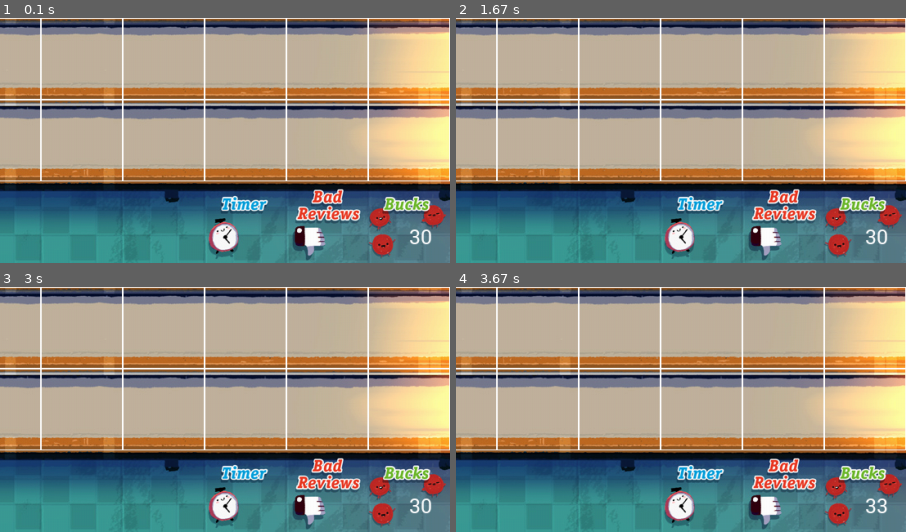
Above: before the commit, frames 1-4 (two rows, left to right).
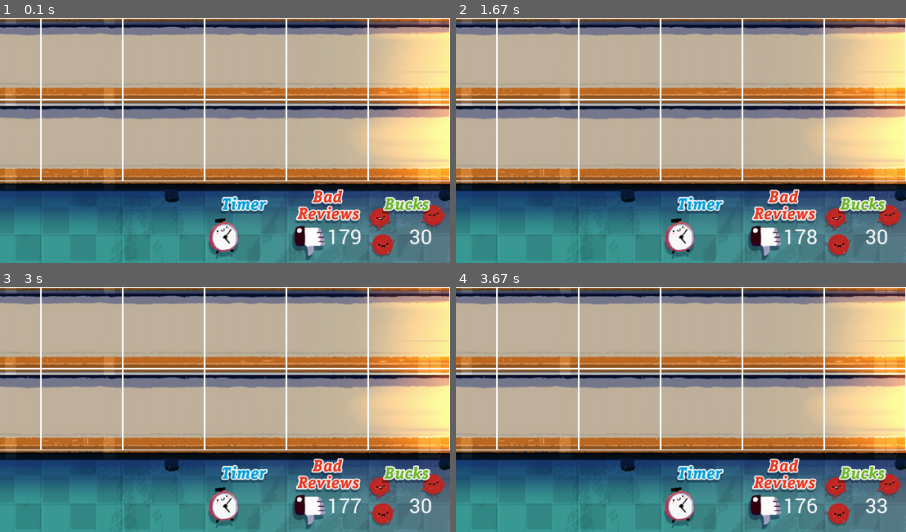
Above: after the commit, the same moments.

Repository: konami99/ethan
Game: pygame game, started from pygame/VampirePizzaAttack.py
Same seed, same stepped clock (60 frames per second), same inputs: the game is played once before the commit and once after it.
Inputs:
- Up to frame 1 (0.1 s): no input
- Up to frame 2 (1.67 s): no input
- Up to frame 3 (3 s): no input
- Up to frame 4 (3.67 s): no input
The pictures show only the part of the screen within x 50-100%, y 50-100%; the shares and areas given below are measured in that part.

The runs differ from the first frame. In frame 1, 0.2% of the frame differs, in the area x 73-81%, y 86-93%; in frame 2, 0.2%; in frame 3, 0.2%; in frame 4, 0.2%.

Commit message:
Add win and lose conditions

Diff:
--- a/pygame/VampirePizzaAttack.py
+++ b/pygame/VampirePizzaAttack.py
@@ -10,6 +10,7 @@
 from pygame import draw
 from pygame import mouse
 from pygame import sprite
+from pygame import font
 from pygame.draw import rect
 from pygame.font import Font
 
@@ -33,6 +34,9 @@
 STARTING_BUCK = 30
 BUCK_RATE = 200
 STARTING_BUCK_BOOSTER = 3
+
+MAX_BAD_REVIEWS = 3
+WIN_TIME = FRAME_RATE * 60 * 3
 
 REG_SPEED = 2
 SLOW_SPEED = 1
@@ -87,6 +91,8 @@
 
         if self.health <= 0 or self.rect.x <= 100:
             self.kill()
+            if self.rect.x <= 100:
+                counters.bad_reviews += 1
         else:
             game_window.blit(self.image, (self.rect.x, self.rect.y))
 
@@ -98,13 +104,17 @@
 
 
 class Counters(object):
-    def __init__(self, pizza_bucks, buck_rate, buck_booster):
+    def __init__(self, pizza_bucks, buck_rate, buck_booster, timer):
         self.loop_count = 0
         self.display_font = Font('assets/pizza_font.ttf', 25)
         self.pizza_bucks  = pizza_bucks
         self.buck_rate = buck_rate
         self.buck_booster = buck_booster
         self.bucks_rect = None
+        self.timer = timer
+        self.timer_rect = None
+        self.bad_reviews = 0
+        self.bad_rev_rect = None
 
     def increment_bucks(self):
         if self.loop_count % self.buck_rate == 0:
@@ -120,11 +130,30 @@
         self.bucks_rect.y = WINDOW_HEIGHT - 50
         game_window.blit(bucks_surf, self.bucks_rect)
 
+    def draw_bad_reviews(self, game_window):
+        if bool(self.bad_rev_rect):
+            game_window.blit(BACKGROUND, (self.bad_rev_rect.x, self.bad_rev_rect.y), self.bad_rev_rect)
+        bad_rev_surf = self.display_font.render(str(self.bad_reviews), True, WHITE)
+        self.bad_rev_rect = bad_rev_surf.get_rect()
+        self.bad_rev_rect.x = WINDOW_WIDTH - 150
+        self.bad_rev_rect.y = WINDOW_HEIGHT - 50
+        game_window.blit(bad_rev_surf, self.bad_rev_rect)
+
+    def draw_timer(self, game_window):
+        if bool(self.timer_rect):
+            game_window.blit(BACKGROUND, (self.timer_rect.x, self.timer_rect.y), self.timer_rect)
+        timer_surf = self.display_font.render(str((WIN_TIME - self.loop_count) // FRAME_RATE), True, WHITE)
+        self.timer_rect = timer_surf.get_rect()
+        self.timer_rect.x = WINDOW_WIDTH - 150
+        self.timer_rect.y = WINDOW_HEIGHT - 50
+        game_window.blit(timer_surf, self.timer_rect)
+
     def update(self, game_window):
         self.loop_count = self.loop_count + 1
         self.increment_bucks()
         self.draw_bucks(game_window)
-
+        self.draw_bad_reviews(game_window)
+        self.draw_timer(game_window)
 
 
 class TrapApplicator(object):
@@ -180,7 +209,7 @@
 
 all_vampires = sprite.Group()
 
-counters = Counters(STARTING_BUCK, BUCK_RATE, STARTING_BUCK_BOOSTER)
+counters = Counters(STARTING_BUCK, BUCK_RATE, STARTING_BUCK_BOOSTER, WIN_TIME)
 
 
 
@@ -214,10 +243,14 @@
 GAME_WINDOW.blit(BACKGROUND, (0, 0))
 
 game_running = True
+program_running = True
+
 while game_running:
     for event in pygame.event.get():
         if event.type == QUIT:
             game_running = False
+            program_running = False
+
         elif event.type == MOUSEBUTTONDOWN:
             coordinates = mouse.get_pos()
             x = coordinates[0]
@@ -255,6 +288,11 @@
             if right_tile != left_tile:
                 vampire.attack(left_tile)
 
+        if counters.bad_reviews >= MAX_BAD_REVIEWS:
+            game_running = False
+        if counters.loop_count > WIN_TIME:
+            game_running = False
+
     for vampire in all_vampires:
         vampire.update(GAME_WINDOW, counters)
 
@@ -266,4 +304,20 @@
     display.update()
     clock.tick(FRAME_RATE)
 
+end_font = font.Font('assets/pizza_font.ttf', 50)
+if program_running:
+    if counters.bad_reviews >= MAX_BAD_REVIEWS:
+        end_surf = end_font.render('Game Over', True, WHITE)
+    else:
+        end_surf = end_font.render('You Win!', True, WHITE)
+    GAME_WINDOW.blit(end_surf, (350, 200))
+    display.update()
+
+while program_running:
+    for event in pygame.event.get():
+        if event.type == QUIT:
+            program_running = False
+
+    clock.tick(FRAME_RATE)
+
 pygame.quit()
